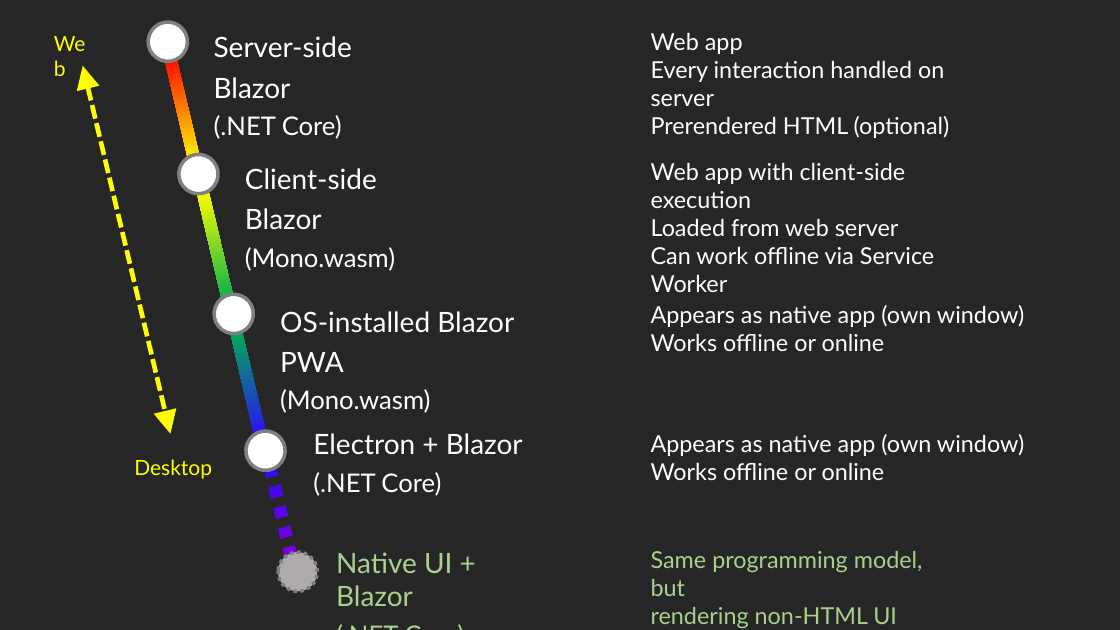
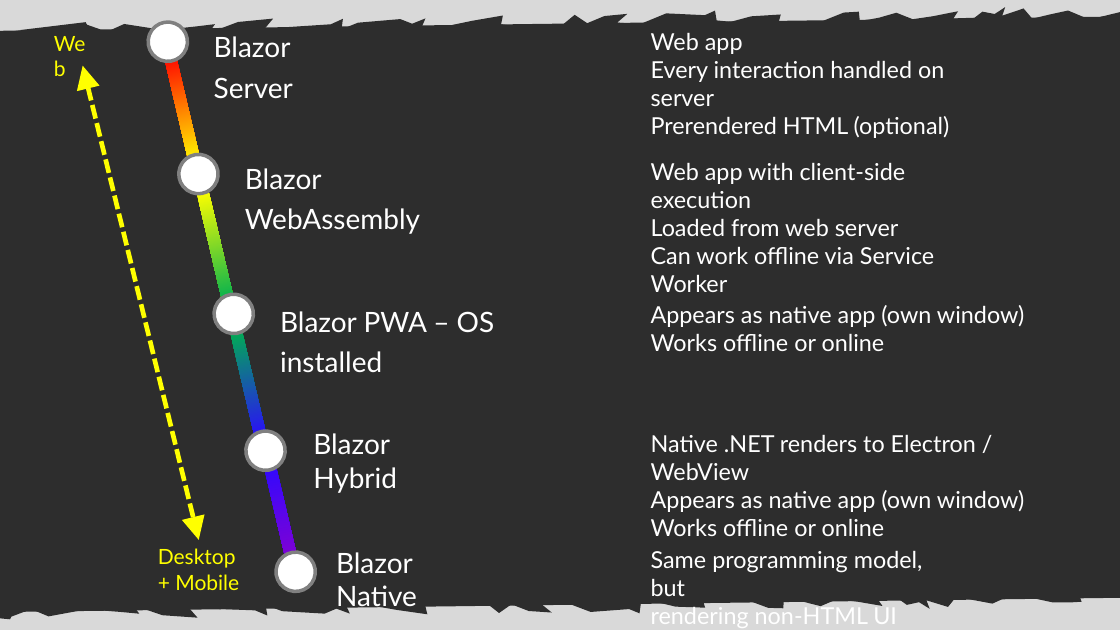
Before and after one commit to CodingWithDavid/BlazorDesertCodeCamp2019, a slide deck: slide 25 of BlazorBasics/Slides.pptx (slide 14 before the commit). Drawn at 1120x630 pixels with LibreOffice and Linux fonts; fonts in the diff are those of the drawing. Boxes give left, top, right and bottom in pixels: in the first picture for what was removed or moved away, otherwise in the second. Text is boxed around its words. In the diff, an @@ line names an element or a change of style, - is before the commit and + after.

```diff
--- a/BlazorBasics/Slides.pptx
+++ b/BlazorBasics/Slides.pptx
@@ background #262626 to #D9D9D9 @@
@@ rectangle added at box(0, 17, 1120, 612), fill #2D2D2D @@
@@ freeform shape added at box(15, 0, 1120, 188), fill #2D2D2D @@
@@ text removed at box(214, 36, 352, 139) @@
-Server-side Blazor
-(.NET Core)
@@ text added at box(214, 36, 293, 98), 24 pt, text #FFFFFF @@
+Blazor Server
@@ double arrow moved from (82, 66) - (171, 434) to (82, 66) - (199, 540) @@
@@ text removed at box(245, 168, 395, 271) @@
-Client-side Blazor
-(Mono.wasm)
@@ text added at box(245, 168, 420, 234), 24 pt, text #FFFFFF @@
+Blazor WebAssembly
@@ text at box(280, 311, 495, 372): text changed @@
-OS-installed Blazor PWA
-(Mono.wasm)
+Blazor PWA – OS installed
@@ freeform shape added at box(0, 425, 1082, 630), fill #2D2D2D @@
@@ text removed at box(313, 433, 523, 496) @@
-Electron + Blazor
-(.NET Core)
@@ text added at box(313, 433, 397, 493), 24 pt, text #FFFFFF @@
+Blazor Hybrid
@@ text at box(651, 435, 976, 480): paragraph added @@
+Native .NET renders to Electron / WebView
@@ rectangle removed at box(258, 472, 291, 490) @@
@@ rectangle removed at box(262, 493, 296, 511) @@
@@ rectangle removed at box(267, 514, 301, 531) @@
@@ rectangle removed at box(271, 533, 304, 550) @@
@@ text "Desktop": place and size @@
-text "Desktop" at box(134, 459, 212, 479)
+text "Desktop" at box(158, 548, 239, 590)
@@ ellipse at box(275, 550, 318, 593): fill #AFABAB to #FFFFFF; outline #808080 3 pt dashed to #808080 3 pt @@
@@ text removed at box(336, 552, 452, 606) @@
-Native UI + Blazor
-(.NET Core)
@@ text added at box(336, 552, 417, 612), 24 pt, text #FFFFFF @@
+Blazor Native
@@ text "Same programming model, but" at box(651, 551, 923, 609): text colour #A9D18E to #FFFFFF @@
@@ text at box(175, 574, 239, 590): paragraph added @@
++ Mobile
```
Also in this commit, not shown: 5 other slides changed, 16 slides added, 3 slides removed.
